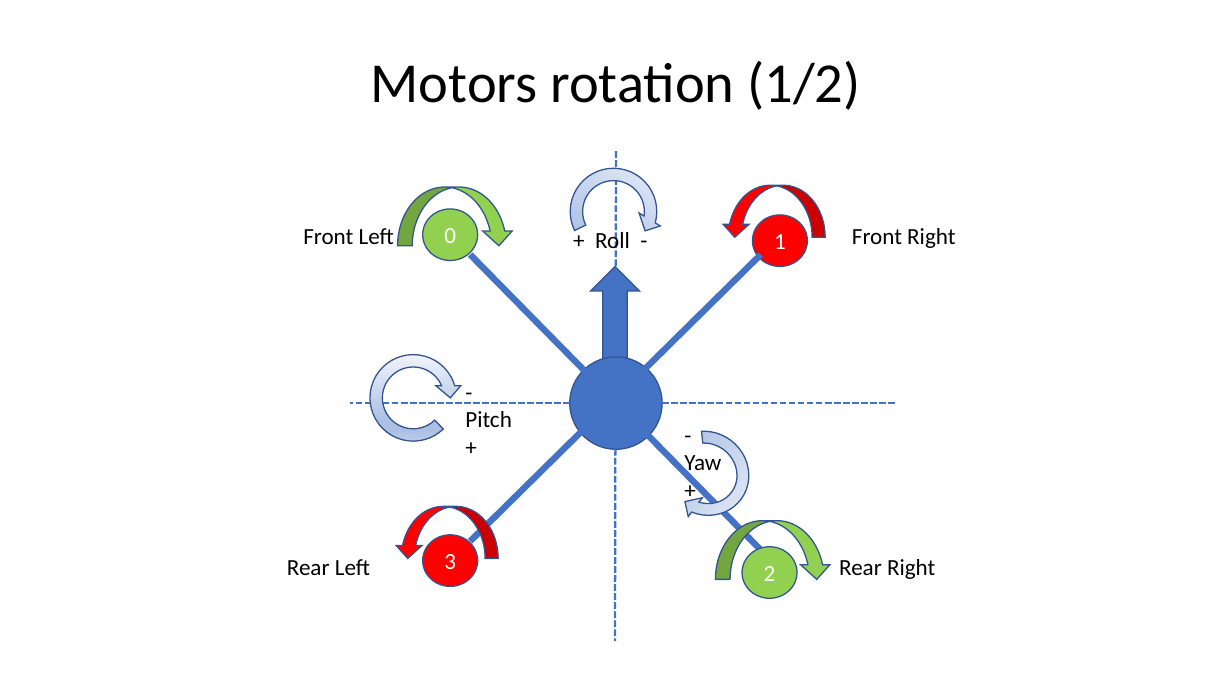
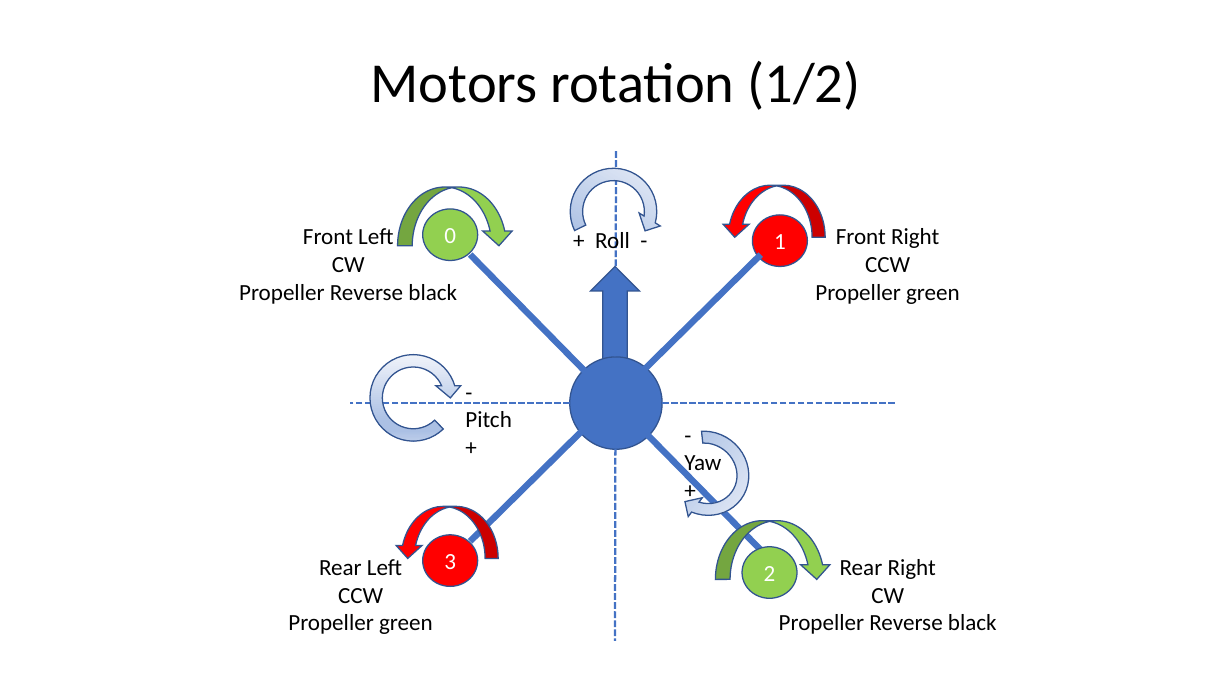
Before and after one commit to RobotEdh/RobotMicroControl, a slide deck: slide 5 of libraries/Diagramm Drone.pptx. Drawn at 1232x693 pixels with LibreOffice and Linux fonts; fonts in the diff are those of the drawing. Boxes give left, top, right and bottom in pixels: in the first picture for what was removed or moved away, otherwise in the second. Text is boxed around its words. In the diff, an @@ line names an element or a change of style, - is before the commit and + after.

Commit message:
add propeller doc

```diff
--- a/libraries/Diagramm Drone.pptx
+++ b/libraries/Diagramm Drone.pptx
@@ text "Front Left": place and size @@
-text "Front Left" at <box>303,228,394,244</box>
+text "Front Left" at <box>239,228,457,304</box>
@@ text "Front Right": place and size @@
-text "Front Right" at <box>852,228,955,248</box>
+text "Front Right" at <box>815,228,960,304</box>
@@ text at <box>836,228,939,248</box>: alignment left to centre @@
@@ text at <box>239,257,457,304</box>: paragraphs added @@
+CW
+Propeller Reverse black
@@ text at <box>815,257,960,304</box>: paragraphs added @@
+CCW
+Propeller green
@@ text at <box>319,559,402,575</box>: alignment left to centre @@
@@ text "Rear Right": place and size @@
-text "Rear Right" at <box>839,559,935,579</box>
+text "Rear Right" at <box>779,559,997,634</box>
@@ text at <box>288,588,433,634</box>: paragraphs added @@
+CCW
+Propeller green
@@ text at <box>779,588,997,634</box>: paragraphs added @@
+CW
+Propeller Reverse black
```
